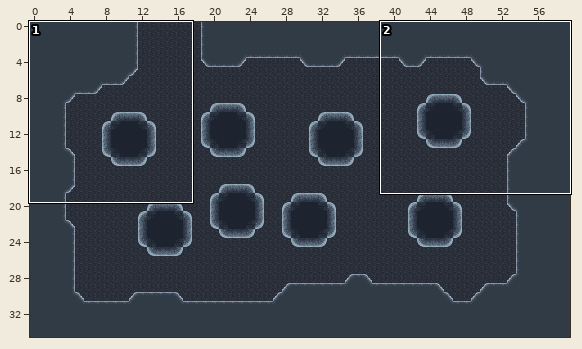
Tiled map (JSON), stored at assets/map/level03.json. The first picture is a wide view before the edit; the outline marks the close-up.
Close-up. Before the edit:
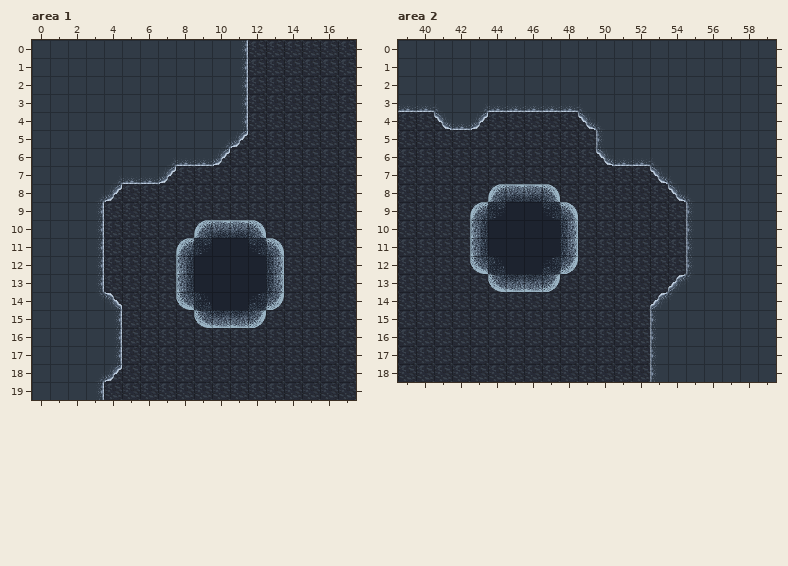
Cells are 32x32 px. Shown: area 1 x 0..17, y 0..19; area 2 x 39..59, y 0..18. The commit also changed other parts of the map, which this record leaves out.
New version:
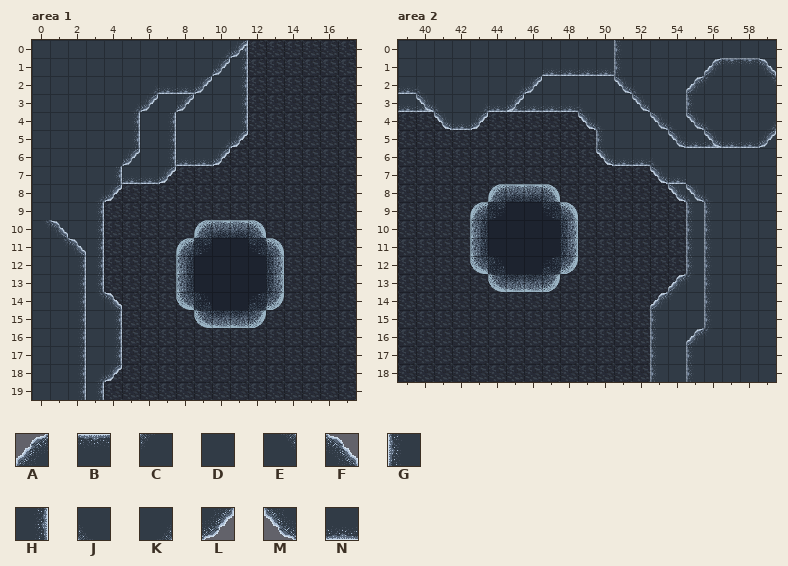
Key: from "slopes": A 11, B 12, C 20, D 21, E 23, F 24, G 28, H 33, J 38, K 41, L 42, M 47, N 48.
_ is an empty cell, . an unchanged one.
Tiles of an added or newly shown layer are drawn over the layers below it.
What changed:
--- layer "forground" (added), area 1
@@ x 4..11 @@
- 0 ......__
- 1 ......_.
- 2 ..____..
- 3 .__._...
- 4 ._._....
- 5 ._._....
- 6 ._._....
- 7 _.......
+ 0 ......KL
+ 1 ......L.
+ 2 ..KNNL..
+ 3 .KL.L...
+ 4 .H.H....
+ 5 .H.H....
+ 6 .L.H....
+ 7 H.......
@@ x 0..2 @@
-10 __.
-11 .__
-12 .._
-13 .._
-14 .._
-15 .._
-16 .._
-17 .._
-18 .._
-19 .._
+10 EF.
+11 .EF
+12 ..H
+13 ..H
+14 ..H
+15 ..H
+16 ..H
+17 ..H
+18 ..H
+19 ..H
--- layer "background", area 2
@@ x 56..56 @@
- 5 D
+ 5 N
--- layer "forground" (added), area 2
@@ x 39..59 @@
- 0 ............_........
- 1 ........_____....____
- 2 __....__....__..__.._
- 3 ._...._......_.._....
- 4 ..............____.._
- 5 ...............______
+ 0 ............G........
+ 1 ........NNNNG....ABBF
+ 2 NJ....KL....MJ..AC..E
+ 3 .M....L......M..G....
+ 4 ..............MJMJ..K
+ 5 ...............MNMNNL
@@ x 54..56 @@
- 7 _..
- 8 .__
- 9 .._
-10 .._
-11 .._
-12 .._
-13 .._
-14 .._
-15 .._
-16 .__
-17 ._.
-18 ._.
+ 7 N..
+ 8 .MJ
+ 9 ..G
+10 ..G
+11 ..G
+12 ..G
+13 ..G
+14 ..G
+15 ..G
+16 .AC
+17 .G.
+18 .G.
Pixel boxes of the changes (left, top, right, bottom) in both close-ups:
added: (115, 40, 248, 184)
added: (43, 220, 86, 400)
changed: (506, 40, 776, 148)
added: (398, 86, 434, 112)
added: (668, 176, 711, 382)
